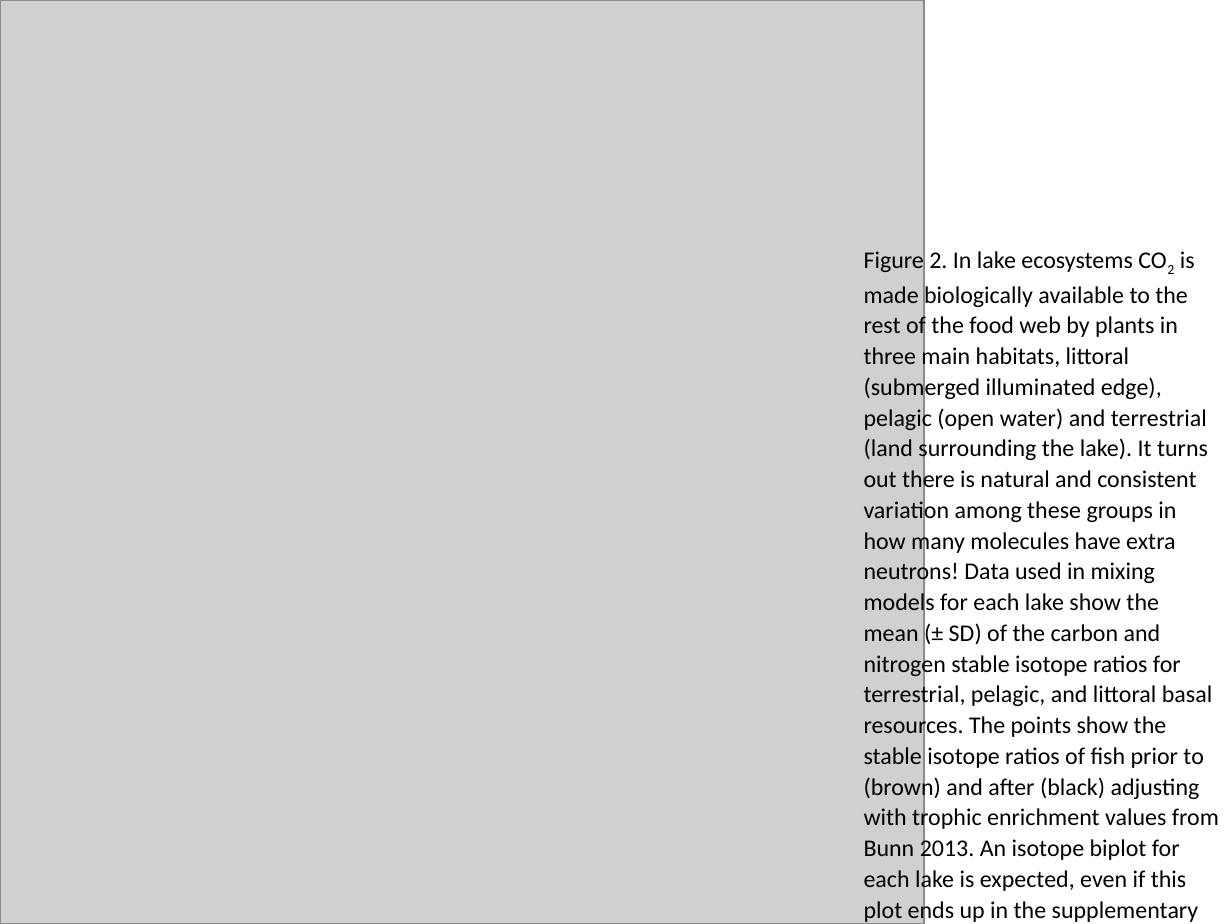
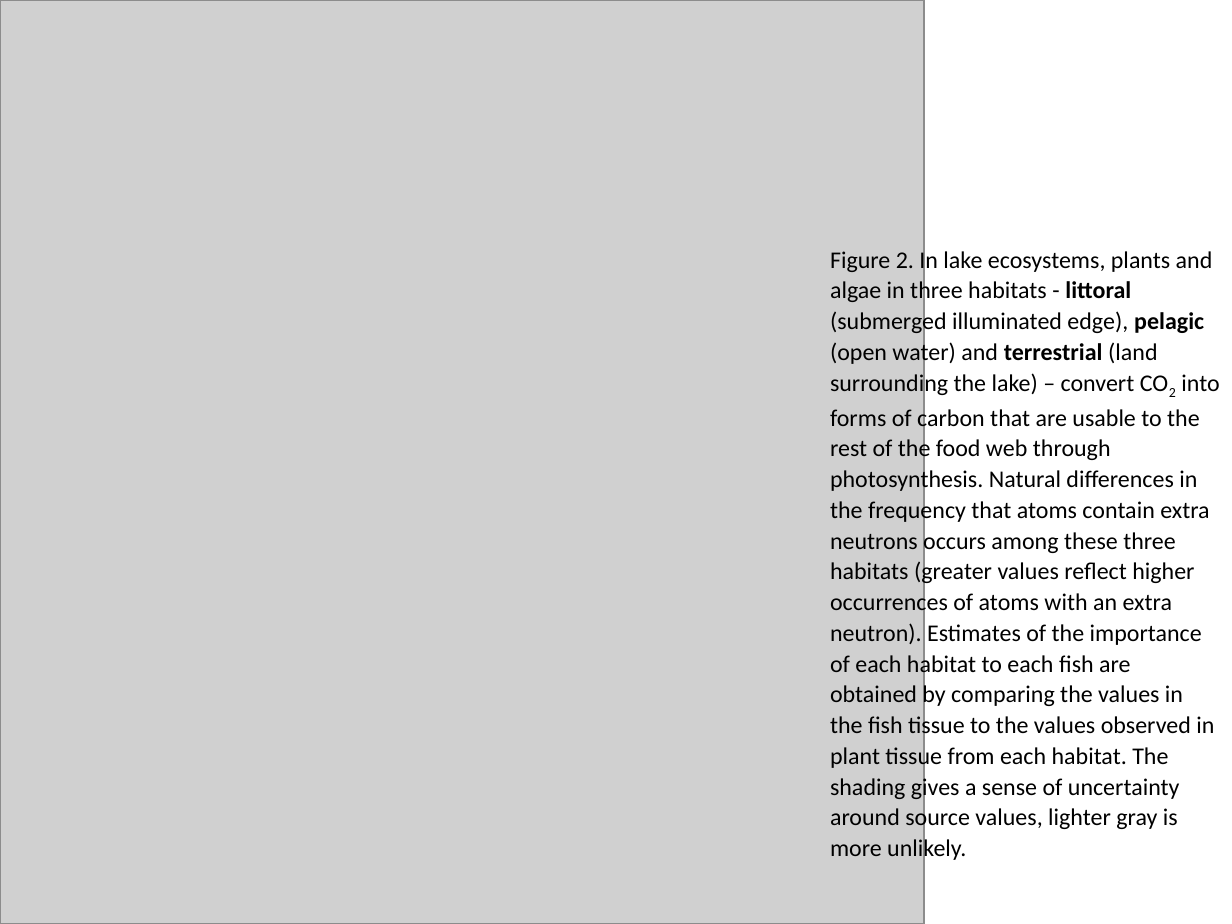
Before and after one commit to BekaEco/BGplots, a slide deck: slide 2 of figs/PresentationPlots_Stiling.pptx. Drawn at 1232x924 pixels with LibreOffice and Linux fonts; fonts in the diff are those of the drawing; grey boxes stand for pictures. Boxes give left, top, right and bottom in pixels: in the first picture for what was removed or moved away, otherwise in the second. Text is boxed around its words. In the diff, an @@ line names an element or a change of style, - is before the commit and + after.

```diff
--- a/figs/PresentationPlots_Stiling.pptx
+++ b/figs/PresentationPlots_Stiling.pptx
@@ text at bbox=[830, 247, 1219, 863]: text changed @@
-Figure 2. In lake ecosystems CO2 is made biologically available to the rest of the food web by plants in three main habitats, littoral (submerged illuminated edge), pelagic (open water) and terrestrial (land surrounding the lake). It turns out there is natural and consistent variation among these groups in how many molecules have extra neutrons! Data used in mixing models for each lake show the mean (± SD) of the carbon and nitrogen stable isotope ratios for terrestrial, pelagic, and littoral basal resources. The points show the stable isotope ratios of fish prior to (brown) and after (black) adjusting with trophic enrichment values from Bunn 2013. An isotope biplot for each lake is expected, even if this plot ends up in the supplementary materials of a publication.
+Figure 2. In lake ecosystems, plants and algae in three habitats - littoral (submerged illuminated edge), pelagic (open water) and terrestrial (land surrounding the lake) – convert CO2 into forms of carbon that are usable to the rest of the food web through photosynthesis. Natural differences in the frequency that atoms contain extra neutrons occurs among these three habitats (greater values reflect higher occurrences of atoms with an extra neutron). Estimates of the importance of each habitat to each fish are obtained by comparing the values in the fish tissue to the values observed in plant tissue from each habitat. The shading gives a sense of uncertainty around source values, lighter gray is more unlikely.
```
Also in this commit, not shown: 1 other slide changed, 2 other files.
